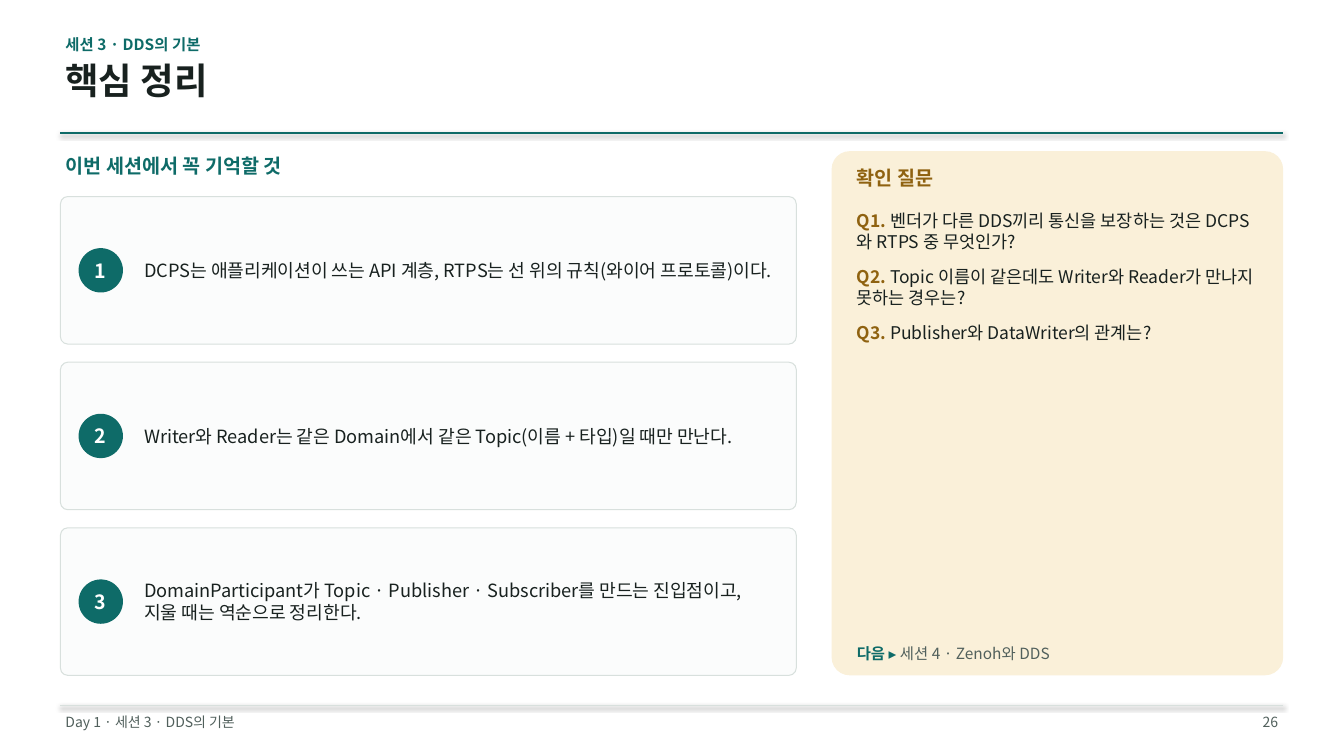
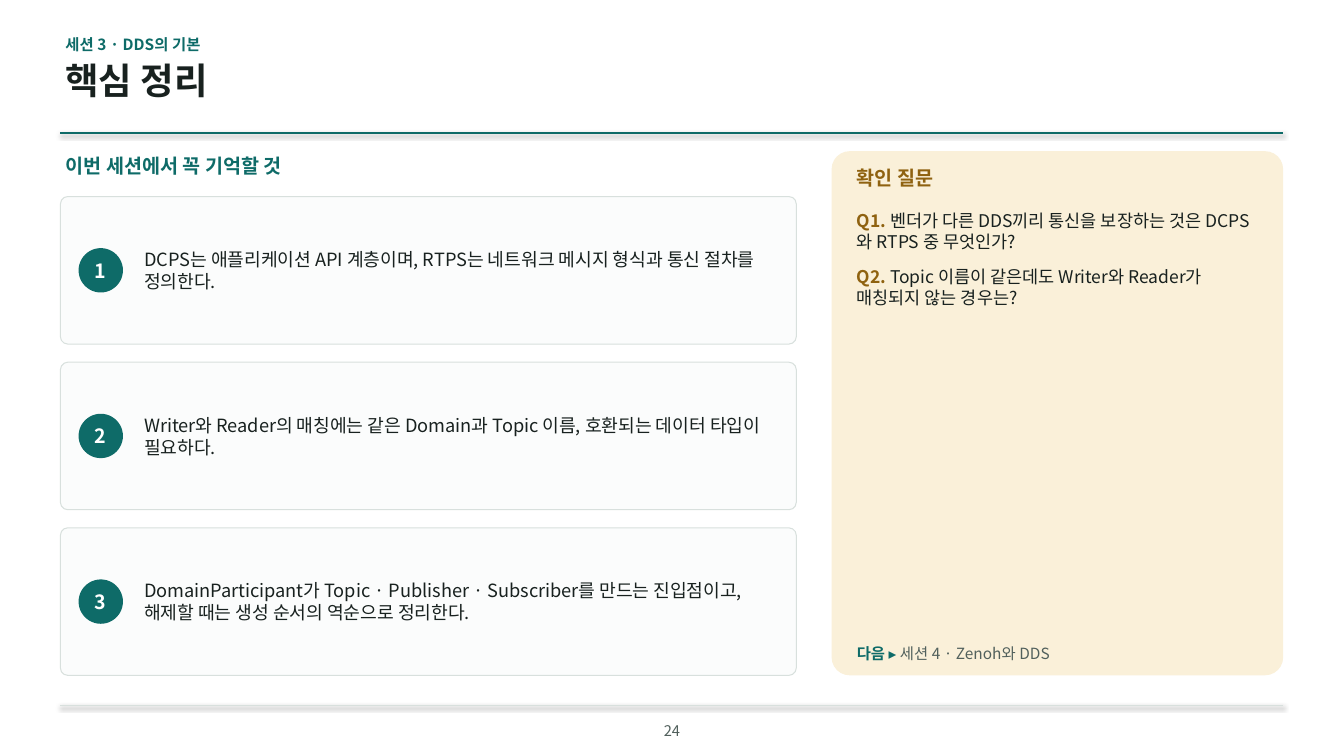
Before and after one commit to IntellectusCorp/int2DDS-lecture, a slide deck: slide 24 of int2dds-lecture-for-beginner.pptx (slide 26 before the commit). Drawn at 1344x756 pixels with LibreOffice and Linux fonts; fonts in the diff are those of the drawing; background and template pictures are left out. Boxes give left, top, right and bottom in pixels: in the first picture for what was removed or moved away, otherwise in the second. Text is boxed around its words. In the diff, an @@ line names an element or a change of style, - is before the commit and + after.

```diff
--- a/int2dds-lecture-for-beginner.pptx
+++ b/int2dds-lecture-for-beginner.pptx
@@ text at box(144, 250, 755, 290): text changed @@
-DCPS는 애플리케이션이 쓰는 API 계층, RTPS는 선 위의 규칙(와이어 프로토콜)이다.
+DCPS는 애플리케이션 API 계층이며, RTPS는 네트워크 메시지 형식과 통신 절차를 정의한다.
@@ text at box(857, 268, 1202, 306): text changed @@
-Q2. Topic 이름이 같은데도 Writer와 Reader가 만나지 못하는 경우는?
-Q3. Publisher와 DataWriter의 관계는?
+Q2. Topic 이름이 같은데도 Writer와 Reader가 매칭되지 않는 경우는?
@@ text at box(144, 417, 760, 456): text changed @@
-Writer와 Reader는 같은 Domain에서 같은 Topic(이름 + 타입)일 때만 만난다.
+Writer와 Reader의 매칭에는 같은 Domain과 Topic 이름, 호환되는 데이터 타입이 필요하다.
@@ text at box(144, 582, 742, 621): text changed @@
-DomainParticipant가 Topic · Publisher · Subscriber를 만드는 진입점이고, 지울 때는 역순으로 정리한다.
+DomainParticipant가 Topic · Publisher · Subscriber를 만드는 진입점이고, 해제할 때는 생성 순서의 역순으로 정리한다.
@@ text removed at box(65, 715, 235, 730) @@
-Day 1 · 세션 3 · DDS의 기본
@@ text removed at box(1263, 716, 1279, 727) @@
-26
@@ text added at box(664, 725, 680, 736), 10.5 pt, text #51605C @@
+24
```
Also in this commit, not shown: 111 other slides changed, 7 slides added, 10 slides removed, 1 other file.
